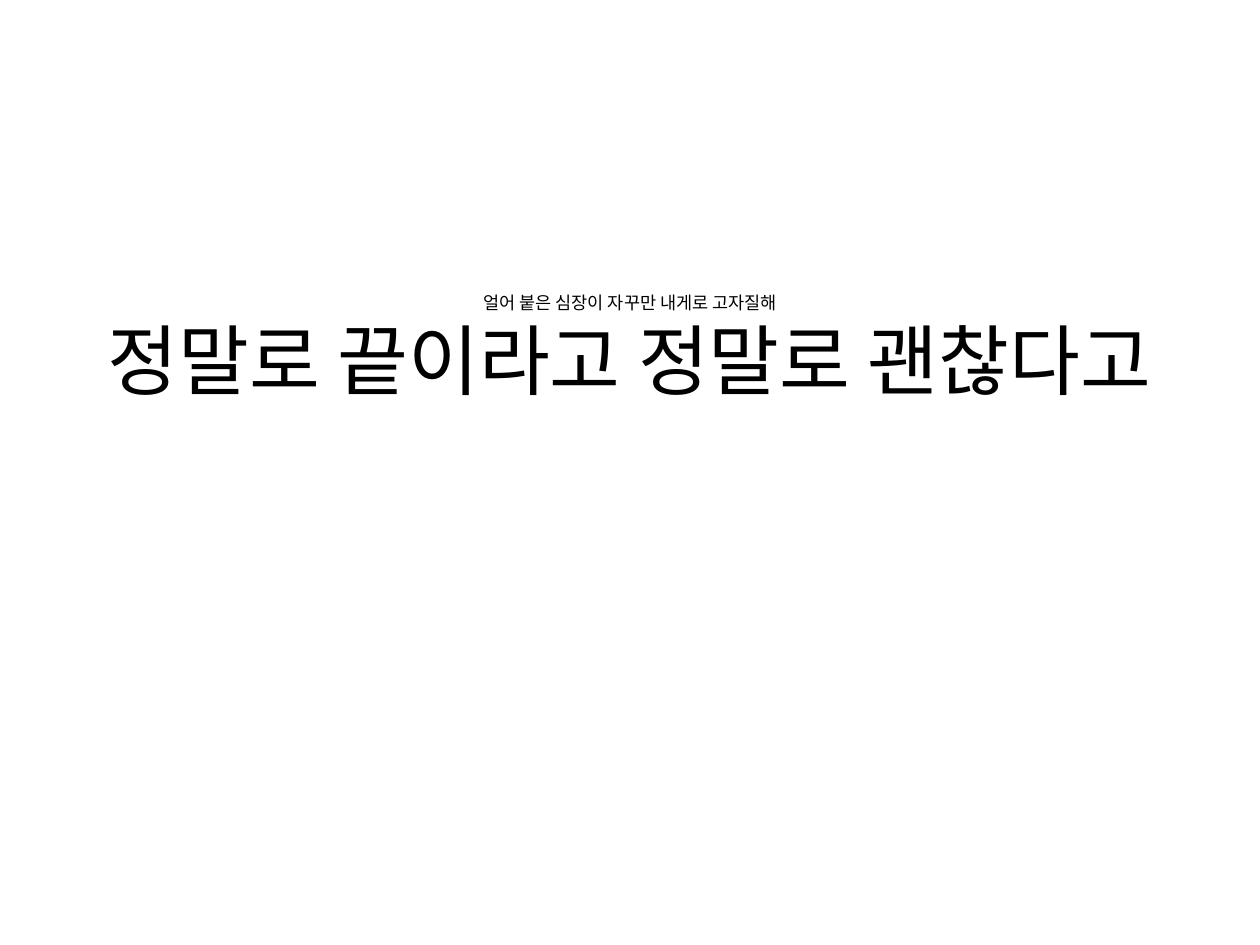
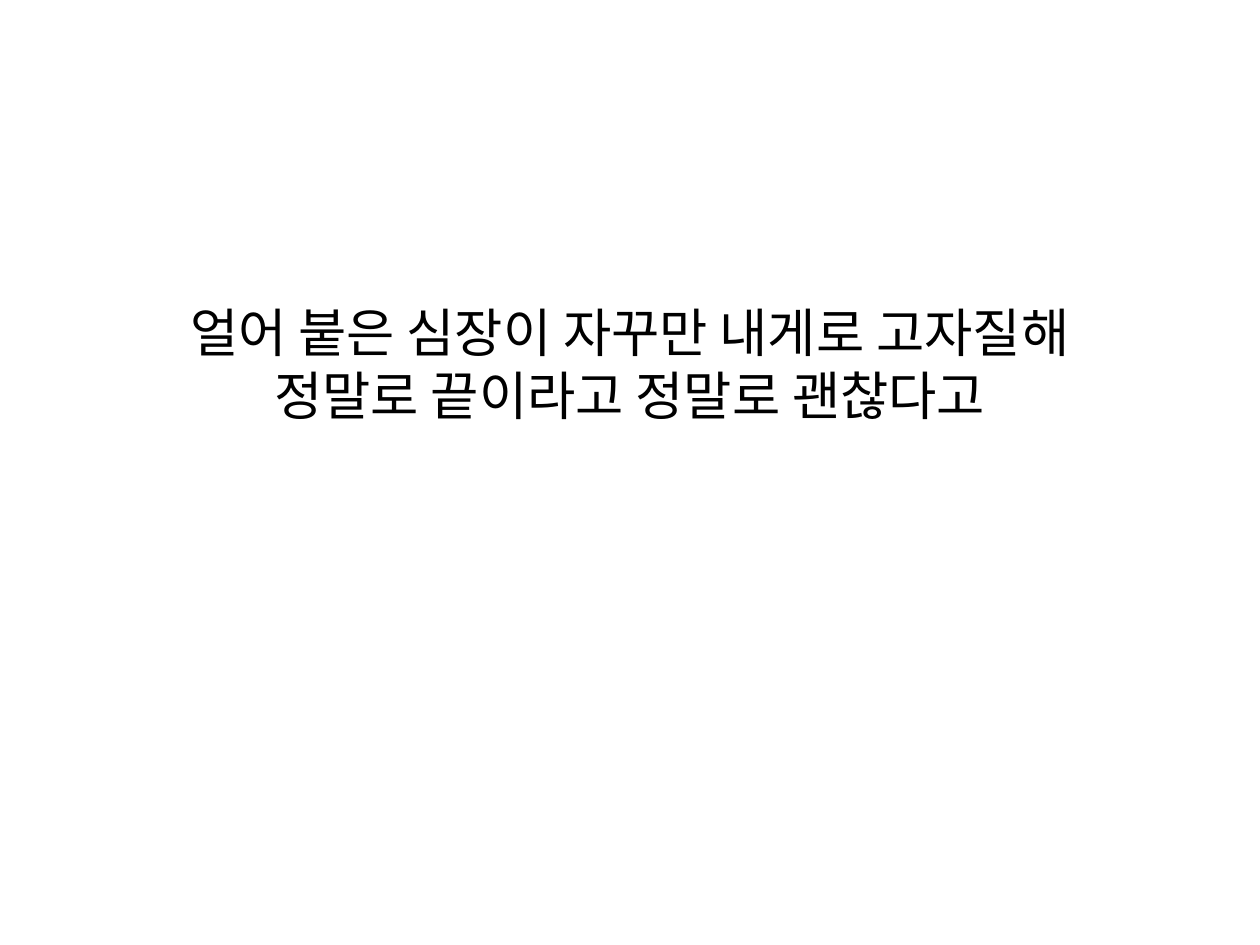
Before and after one commit to everydayday/pptTransform, a slide deck: slide 29 of Slide/add all slides1.pptx. Drawn at 1260x945 pixels with LibreOffice and Linux fonts; fonts in the diff are those of the drawing. Boxes give left, top, right and bottom in pixels: in the first picture for what was removed or moved away, otherwise in the second. Text is boxed around its words. In the diff, an @@ line names an element or a change of style, - is before the commit and + after.

```diff
--- a/Slide/add all slides1.pptx
+++ b/Slide/add all slides1.pptx
@@ title at [190,308,1069,419]: text changed; size 10 to 30 pt @@
-얼어 붙은 심장이 자꾸만 내게로 고자질해
-정말로 끝이라고 정말로 괜찮다고
+얼어 붙은 심장이 자꾸만 내게로 고자질해
+정말로 끝이라고 정말로 괜찮다고
```
Also in this commit, not shown: 39 other slides changed, 3 other files.
